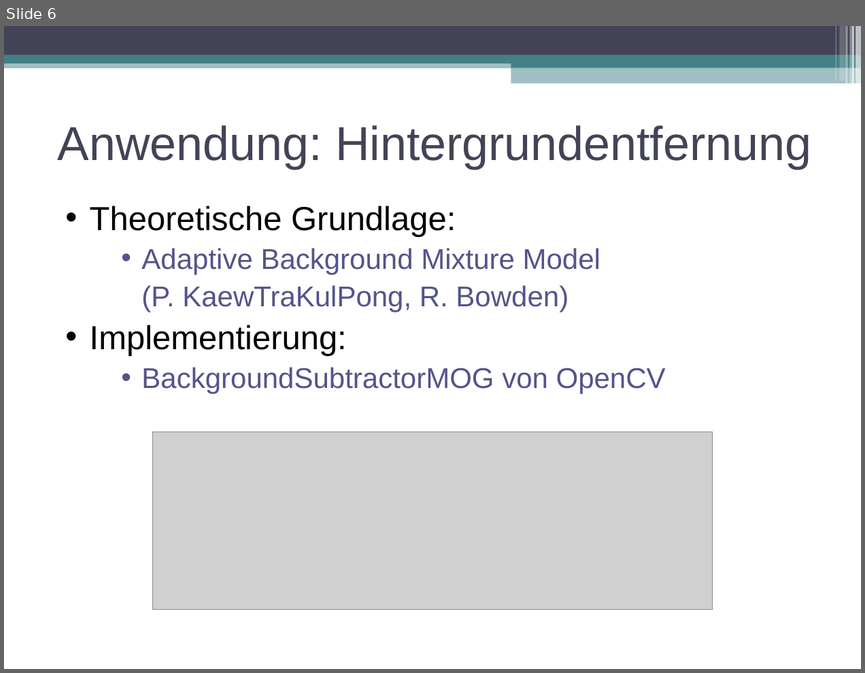
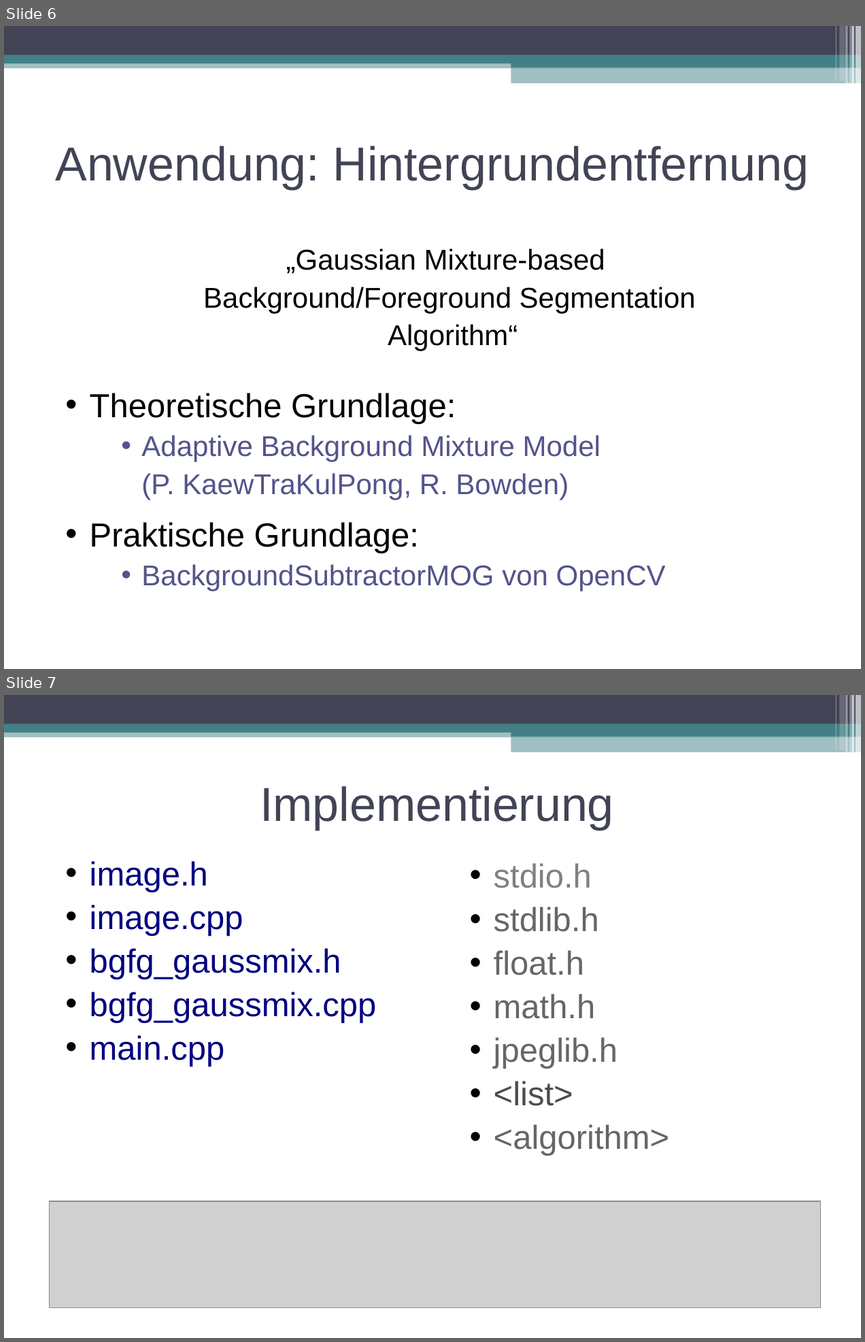
Before and after one commit to swp2013riot/riot-opencv-port, a slide deck: doc/final_presentation.odp. Shown one above the other, each under a label of ours: slide 6 before the commit, slides 6 and 7 after it. The pictures are 865x673 and 865x1342 pixels, drawn with LibreOffice and Linux fonts; fonts in the diff are those of the drawing; grey boxes stand for pictures. Boxes give left, top, right and bottom in pixels: in the first picture for what was removed or moved away, otherwise in the second. Text is boxed around its words. In the diff, an @@ line names an element or a change of style, - is before the commit and + after.

```diff
--- a/doc/final_presentation.odp
+++ b/doc/final_presentation.odp
@@ slide 7 added at (4,695,861,1338), background #FFFFFF; not listed: 11 template elements that a slide beside it also shows @@
@@ title added at (260,786,614,830), 40 pt, text #424456 @@
+Implementierung
@@ text added at (90,861,377,1066), 28 pt, text #000080 @@
+• image.h
+• image.cpp
+• bgfg_gaussmix.h
+• bgfg_gaussmix.cpp
+• main.cpp
@@ text added at (494,863,669,1155), 28 pt, text #666666 @@
+• stdio.h
+• stdlib.h
+• float.h
+• math.h
+• jpeglib.h
+• <list>
+• <algorithm>
@@ picture added at (50,1202,821,1308) @@
@@ slide 6 changed as well @@
@@ title "Anwendung: Hintergrundentfernung": place and size @@
-title "Anwendung: Hintergrundentfernung" at (58,125,811,169)
+title "Anwendung: Hintergrundentfernung" at (55,146,809,189)
@@ text "„Gaussian Mixture-based": place and size @@
-text "„Gaussian Mixture-based" at (90,206,666,393)
+text "„Gaussian Mixture-based" at (90,248,696,591)
@@ text at (203,248,696,351): paragraphs added @@
+„Gaussian Mixture-based
+Background/Foreground Segmentation
+Algorithm“
@@ picture removed at (152,431,712,609) @@
@@ text at (141,473,568,499): more space between paragraphs @@
@@ text at (90,522,419,553): text changed @@
-• Implementierung:
+• Praktische Grundlage:
```
Also in this commit, not shown: 5 other slides changed, 3 other slides added, 1 slide removed.
